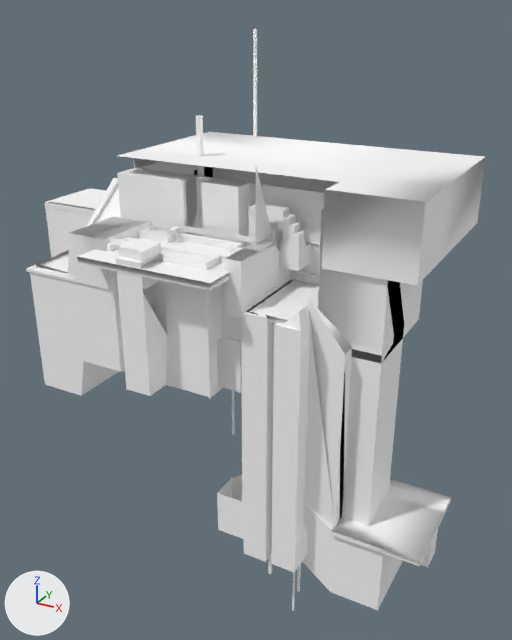
What one commit did to the FBX model Assets/Maps/Shipremesh.fbx.
Before and after are seen from a camera (50 mm lens) standing at (466.0, -1836.0, 1504.0) and looking at (-626.0, 148.0, 512.0). Every picture has the same lights, and +X, +Y and +Z are marked at lower left. Where no turn or scale is listed for an object, it has been applied to the vertices. Vertices at the same position are counted once.
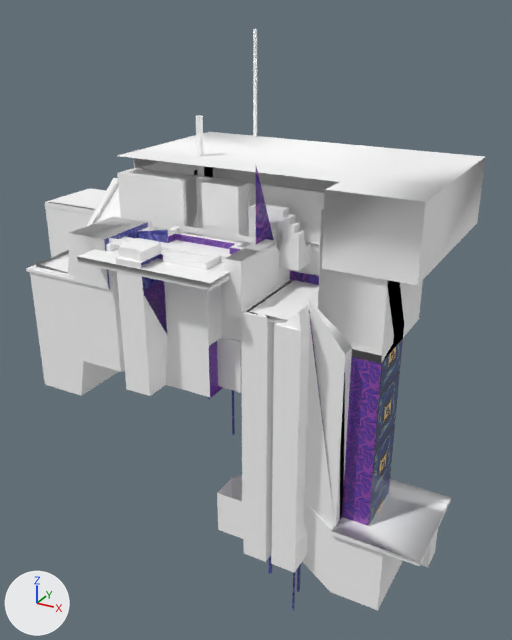
Where the newer file only moved an object's origin or applied its transform, the numbers keep the older frame.

Edits to the bpy script that builds the scene:
```text
Add img_plating_png:
    img_plating_png = load_image('Plating.png', '../Images/Textures/Plating.png', 1024, 1024, 'sRGB')
Add img_alien_tex_png:
    img_alien_tex_png = load_image('Alien Tex.png', '../Images/Textures/Alien Tex.png', 1024, 1024, 'sRGB')
Add img_cave_wall_png:
    img_cave_wall_png = load_image('Cave Wall.png', '../Images/Textures/Cave Wall.png', 1024, 1024, 'sRGB')
Add img_neuron_wall_png:
    img_neuron_wall_png = load_image('Neuron Wall.png', '../Images/Textures/Neuron Wall.png', 1024, 1024, 'sRGB')
Add mat_material_003:
    mat_material_003 = principled_material('Material.003')
    mat_material_003.texture = img_plating_png
    mat_material_003.roughness = 0.0
Add mat_material_001:
    mat_material_001 = principled_material('Material.001')
    mat_material_001.texture = img_alien_tex_png
    mat_material_001.roughness = 0.0
Add mat_material_005:
    mat_material_005 = principled_material('Material.005')
    mat_material_005.texture = img_cave_wall_png
Add mat_material_002:
    mat_material_002 = principled_material('Material.002')
    mat_material_002.texture = img_neuron_wall_png
    mat_material_002.roughness = 0.0
Change me_scene:
    used by ob_cube; location = (0.0, 0.0, 0.0)
    remove me_scene.from_pydata(...)  # 1894 vertices, 3018 faces; spans x -1583.0..126.0, y -415.0..619.0, z -203.0..1441.0
    add me_scene.from_pydata(...)  # 1894 vertices, 3013 faces; spans x -1583.0..126.0, y -415.0..619.0, z -203.0..1441.0
    me_scene part 1: 204 faces spanning x -985.0..126.0, y -415.0..50.0, z -139.0..907.0 switch from mat_probuilderdefault (white #ffffff) to mat_material_001 (picture img_alien_tex_png)
    me_scene part 2: 107 faces spanning x -851.0..80.0, y -320.0..91.0, z -2.0..1127.0 switch from mat_probuilderdefault (white #ffffff) to mat_material_002 (picture img_neuron_wall_png)
    me_scene part 3: 34 faces spanning x -985.0..-54.0, y -398.0..-16.0, z -2.0..797.0 switch from mat_probuilderdefault (white #ffffff) to mat_material_003 (picture img_plating_png)
    add me_scene.materials.append(mat_material_005)  # picture img_cave_wall_png
```

Changed parts and their boxes [x1, y1, x2, y2] in the pictures (512 x 640 px):
part 1 of me_scene, recoloured (white to blue): [104, 222, 235, 435] in both
part 2 of me_scene, recoloured (grey to purple): [144, 167, 381, 526] in both
part 3 of me_scene, recoloured (grey to blue): [368, 339, 403, 526] in both
